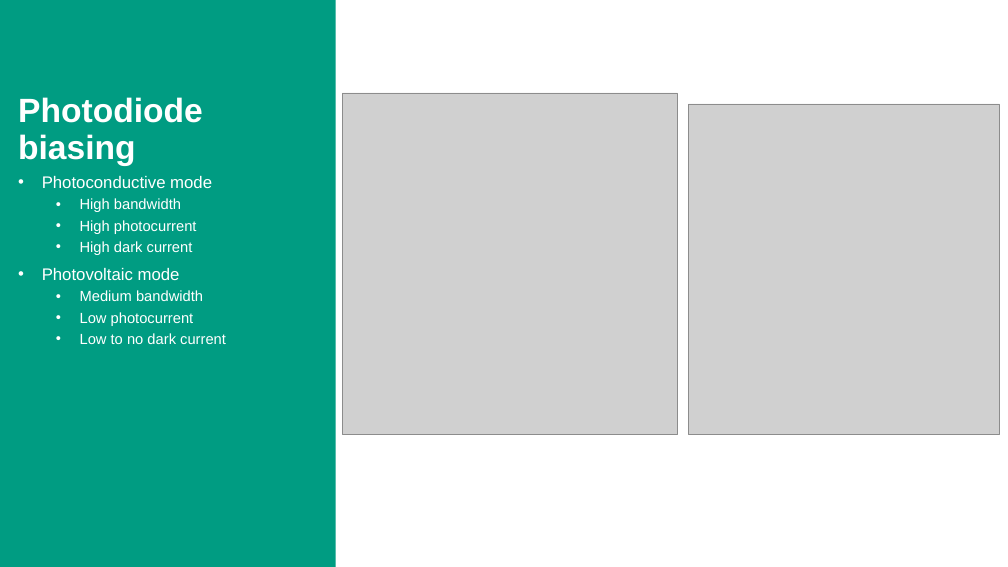
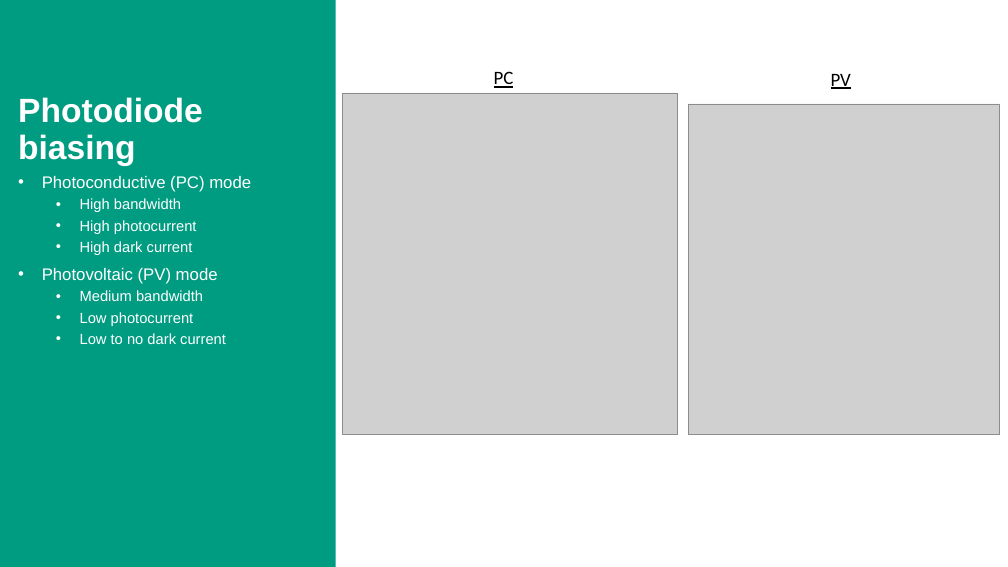
Before and after one commit to Jab4o3/reports_a_nano, a slide deck: slide 7 of Presentations/4Colloquium.pptx. Drawn at 1008x567 pixels with LibreOffice and Linux fonts; fonts in the diff are those of the drawing; grey boxes stand for pictures; background and template pictures are left out. Boxes give left, top, right and bottom in pixels: in the first picture for what was removed or moved away, otherwise in the second. Text is boxed around its words. In the diff, an @@ line names an element or a change of style, - is before the commit and + after.

```diff
--- a/Presentations/4Colloquium.pptx
+++ b/Presentations/4Colloquium.pptx
@@ text added at (x1=494, y1=71, x2=514, y2=88), 18 pt, text #000000, underline @@
+PC
@@ text added at (x1=831, y1=74, x2=851, y2=89), 18 pt, text #000000, underline @@
+PV
@@ text at (x1=42, y1=176, x2=251, y2=192): text changed @@
-• Photoconductive mode
+• Photoconductive (PC) mode
@@ text at (x1=42, y1=268, x2=218, y2=284): text changed @@
-• Photovoltaic mode
+• Photovoltaic (PV) mode
```
Also in this commit, not shown: 9 other slides changed, 1 slide removed, 25 other files.
